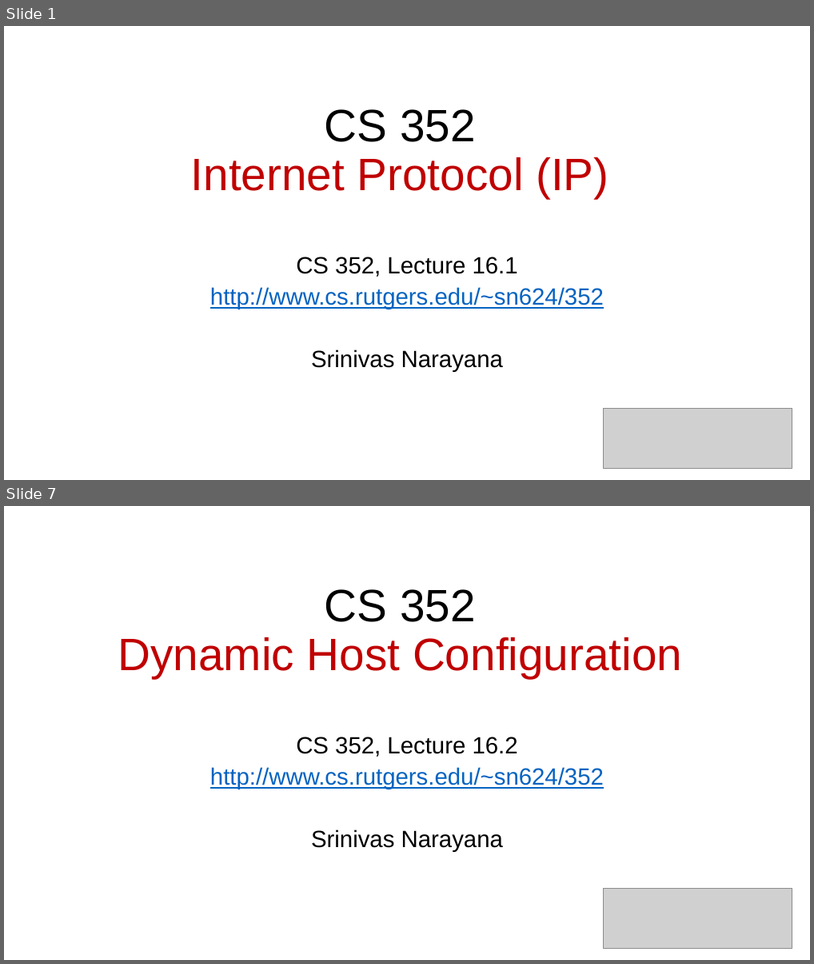
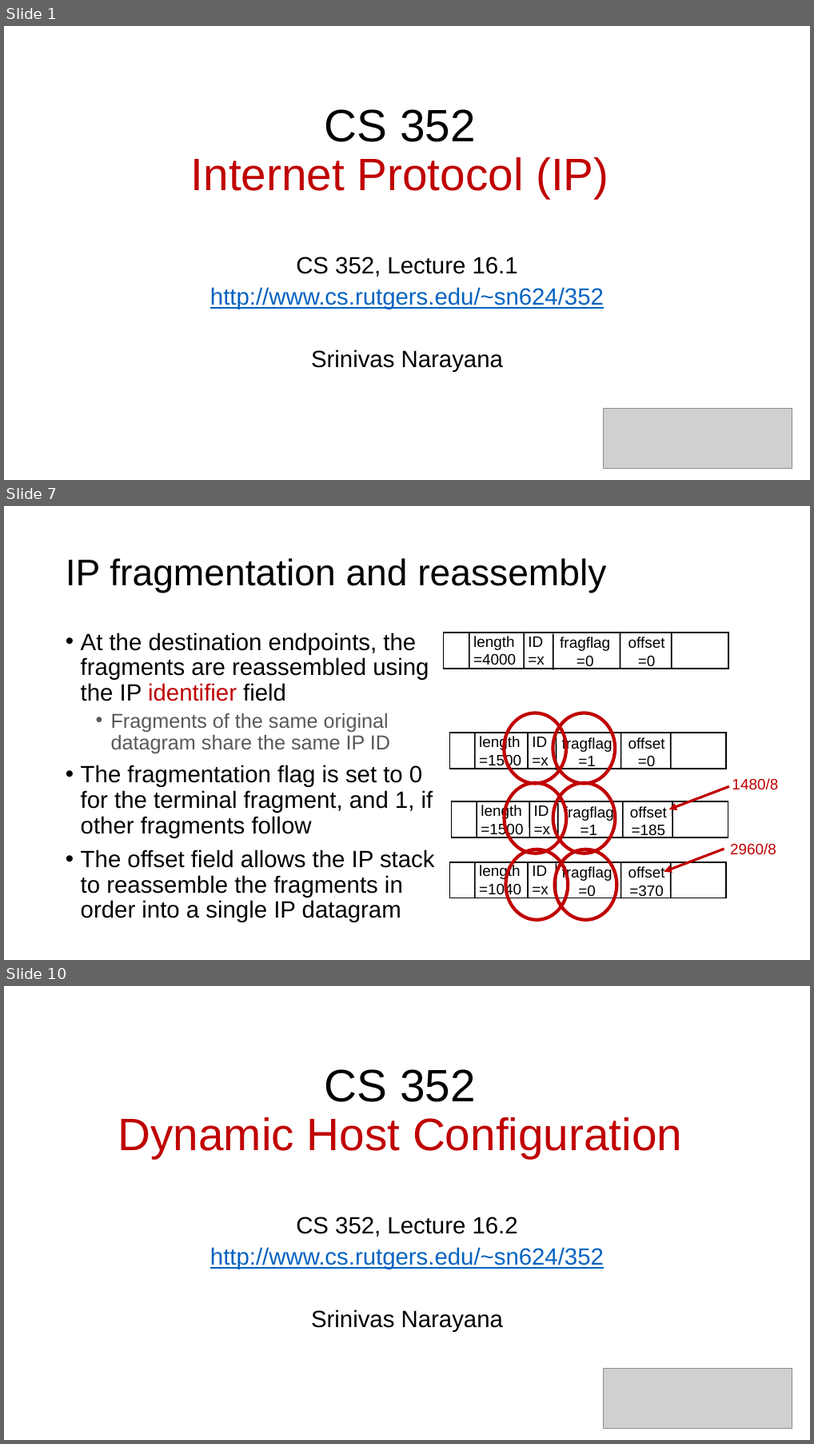
Before and after one commit to ngsrinivas/coursegen, a slide deck: ex/352-S21/staging/352-S21/lectures/network-protocols-1.pptx. Shown one above the other, each under a label of ours: slides 1 and 7 before the commit, slides 1, 7 and 10 after it; the slides between them are not shown. The pictures are 814x964 and 814x1444 pixels, drawn with LibreOffice and Linux fonts; fonts in the diff are those of the drawing; grey boxes stand for pictures. Boxes give left, top, right and bottom in pixels: in the first picture for what was removed or moved away, otherwise in the second. Text is boxed around its words. In the diff, an @@ line names an element or a change of style, - is before the commit and + after.

```diff
--- a/ex/352-S21/staging/352-S21/lectures/network-protocols-1.pptx
+++ b/ex/352-S21/staging/352-S21/lectures/network-protocols-1.pptx
@@ slide 7 added at <box>4,506,810,960</box>, background #FFFFFF @@
@@ title added at <box>66,558,606,593</box>, 44 pt, text #000000 @@
+IP fragmentation and reassembly
@@ text added at <box>81,632,435,922</box>, 28 pt, text #000000 @@
+• At the destination endpoints, the fragments are reassembled using the IP identifier field
+  • Fragments of the same original datagram share the same IP ID
+• The fragmentation flag is set to 0 for the terminal fragment, and 1, if other fragments follow
+• The offset field allows the IP stack to reassemble the fragments in order into a single IP datagram
@@ group added at <box>444,632,794,681</box>: 5 lines, 4 texts, 2 rectangles @@
+ID
+=x
+offset
+=0
+fragflag
+=0
+length
+=4000
@@ ellipse added at <box>504,713,566,783</box>, outline #C00000 4 pt @@
@@ ellipse added at <box>554,713,616,783</box>, outline #C00000 4 pt @@
@@ group added at <box>450,728,773,770</box>: 5 lines, 4 texts, 2 rectangles @@
+ID
+=x
+offset
+=0
+fragflag
+=1
+length
+=1500
@@ ellipse added at <box>504,783,566,852</box>, outline #C00000 4 pt @@
@@ ellipse added at <box>554,783,616,852</box>, outline #C00000 4 pt @@
@@ arrow added from (730, 786) to (670, 809), #C00000 3 pt @@
@@ text added at <box>732,778,778,790</box>, 18 pt, text #C00000 @@
+1480/8
@@ group added at <box>452,800,793,840</box>: 5 lines, 4 texts, 2 rectangles @@
+ID
+=x
+offset
+=185
+fragflag
+=1
+length
+=1500
@@ ellipse added at <box>506,849,569,919</box>, outline #C00000 4 pt @@
@@ ellipse added at <box>555,849,618,919</box>, outline #C00000 4 pt @@
@@ arrow added from (725, 848) to (665, 872), #C00000 3 pt @@
@@ text added at <box>730,843,777,855</box>, 18 pt, text #C00000 @@
+2960/8
@@ group added at <box>450,861,791,901</box>: 5 lines, 4 texts, 2 rectangles @@
+ID
+=x
+offset
+=370
+fragflag
+=0
+length
+=1040
@@ what was slide 7 is now slide 10 @@
```
Also in this commit, not shown: 17 slides changed, 8 other slides added, 9 slides removed, 1 other file.
